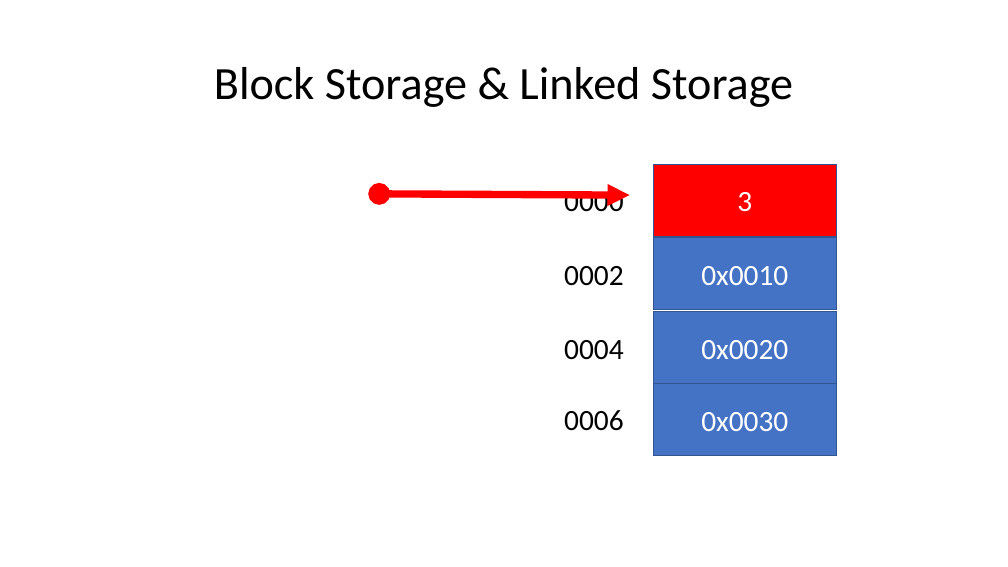
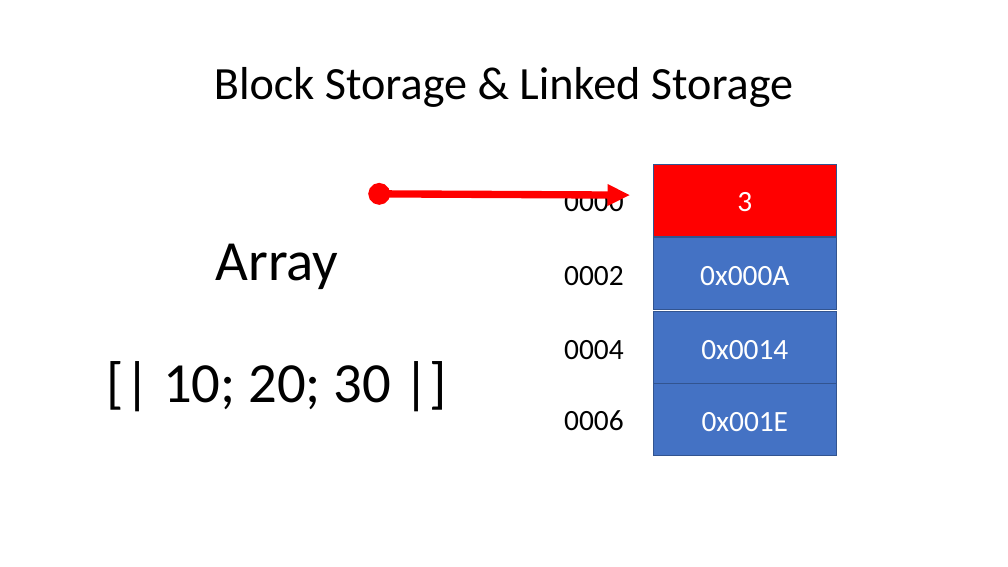
Before and after one commit to BC-CSCI1103/Week08, a slide deck: slide 30 of slides/SVMandMemory.pptx (slide 15 before the commit). Drawn at 1008x567 pixels with LibreOffice and Linux fonts; fonts in the diff are those of the drawing. Boxes give left, top, right and bottom in pixels: in the first picture for what was removed or moved away, otherwise in the second. Text is boxed around its words. In the diff, an @@ line names an element or a change of style, - is before the commit and + after.

```diff
--- a/slides/SVMandMemory.pptx
+++ b/slides/SVMandMemory.pptx
@@ text added at [163, 243, 391, 409], 54 pt, text #000000 @@
+Array
+[| 10; 20; 30 |]
@@ text in rectangle at [700, 266, 789, 285]: text changed @@
-0x0010
+0x000A
@@ text in rectangle at [701, 340, 788, 359]: text changed @@
-0x0020
+0x0014
@@ text in rectangle at [702, 412, 789, 431]: text changed @@
-0x0030
+0x001E
```
Also in this commit, not shown: 4 other slides changed, 17 slides added, 2 slides removed.
